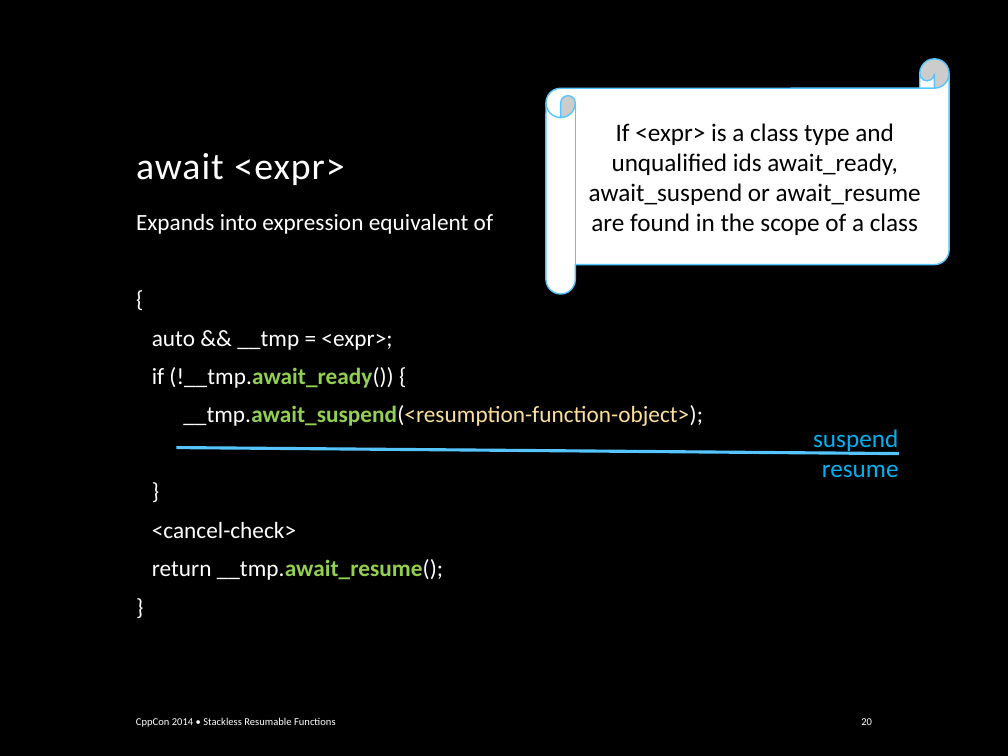
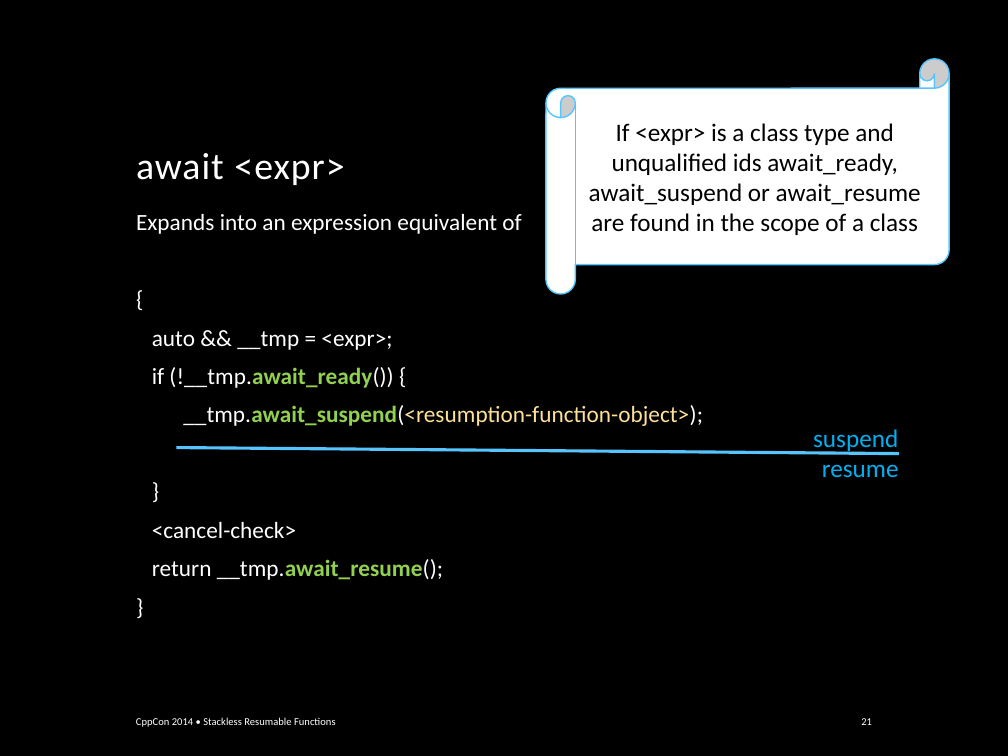
Before and after one commit to GorNishanov/await, a slide deck: slide 21 of Stackless Resumable Functions - Gor Nishanov - CppCon 2014.pptx (slide 20 before the commit). Drawn at 1008x756 pixels with LibreOffice and Linux fonts; fonts in the diff are those of the drawing; background and template pictures are left out. Boxes give left, top, right and bottom in pixels: in the first picture for what was removed or moved away, otherwise in the second. Text is boxed around its words. In the diff, an @@ line names an element or a change of style, - is before the commit and + after.

```diff
--- a/Stackless Resumable Functions - Gor Nishanov - CppCon 2014.pptx
+++ b/Stackless Resumable Functions - Gor Nishanov - CppCon 2014.pptx
@@ text at [136, 214, 521, 234]: text changed @@
-Expands into expression equivalent of
+Expands into an expression equivalent of
@@ page number at [861, 718, 872, 725]: text changed @@
-20
+21
```
Also in this commit, not shown: 13 other slides changed, 1 other file.
